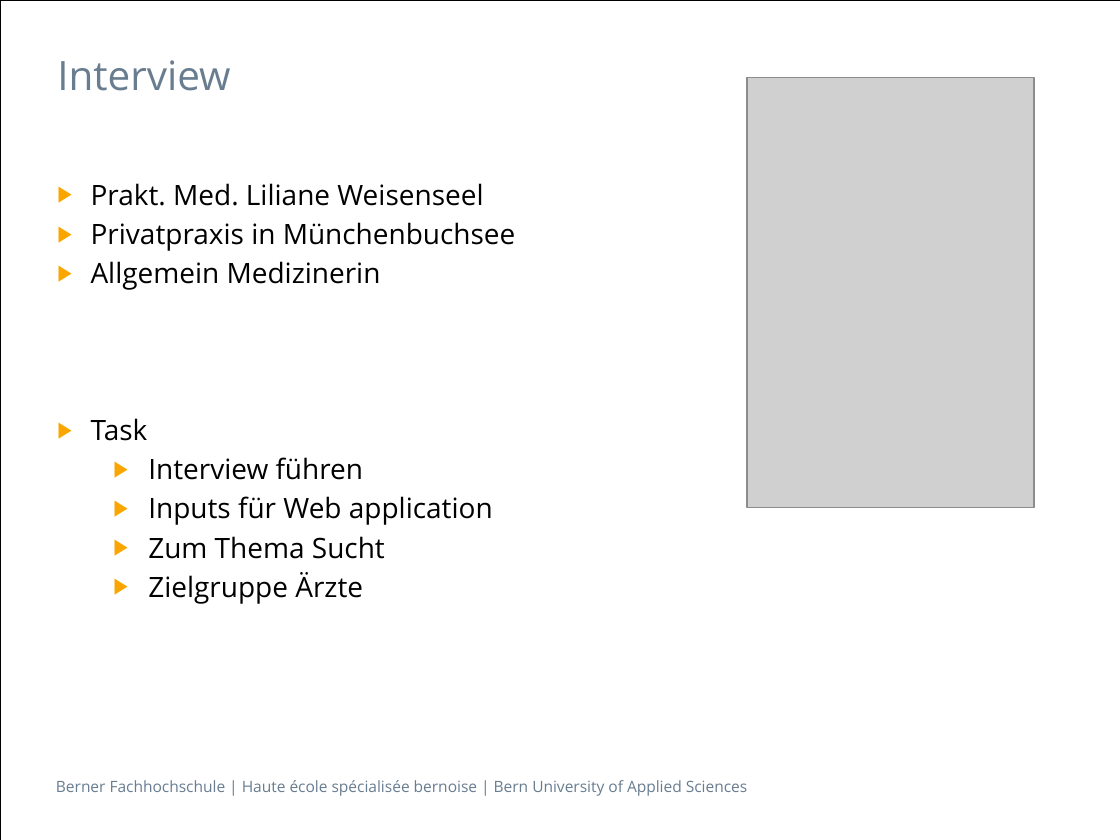
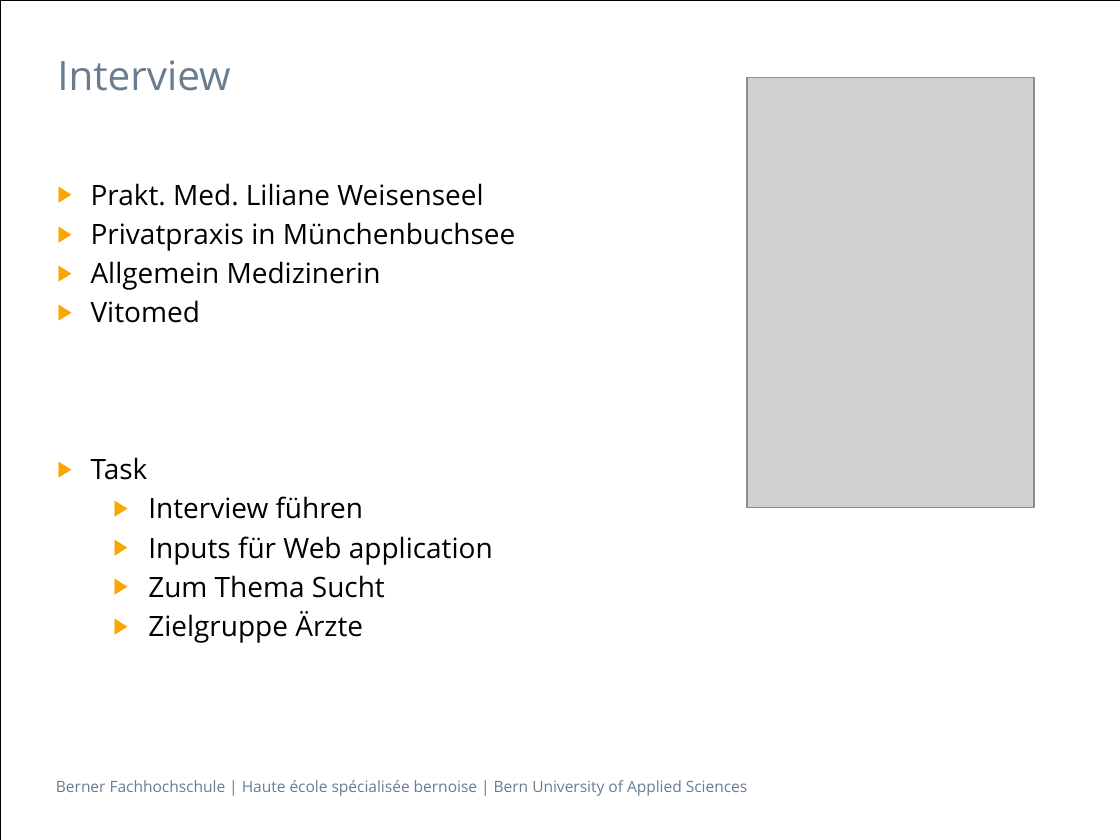
Before and after one commit to sevib1/ch.bfh.btx8081.w2016.blue, a slide deck: slide 4 of doc/CS1/Präsentation_CS1_Task_3_Blau.pptx. Drawn at 1120x840 pixels with LibreOffice and Linux fonts; fonts in the diff are those of the drawing; grey boxes stand for pictures. Boxes give left, top, right and bottom in pixels: in the first picture for what was removed or moved away, otherwise in the second. Text is boxed around its words. In the diff, an @@ line names an element or a change of style, - is before the commit and + after.

Commit message:
Bearbeitung Präsentation lamlr1

```diff
--- a/doc/CS1/Präsentation_CS1_Task_3_Blau.pptx
+++ b/doc/CS1/Präsentation_CS1_Task_3_Blau.pptx
@@ text at (91, 300, 200, 323): paragraph added @@
+▶ Vitomed
```
